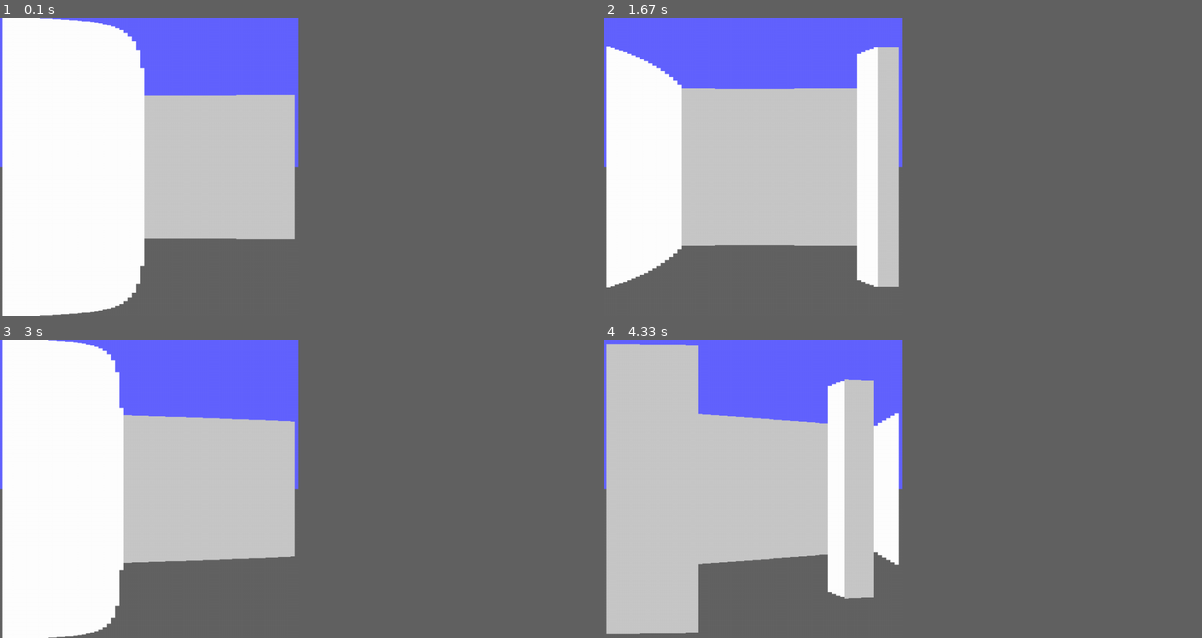
Above: before the commit, frames 1-4 (two rows, left to right).
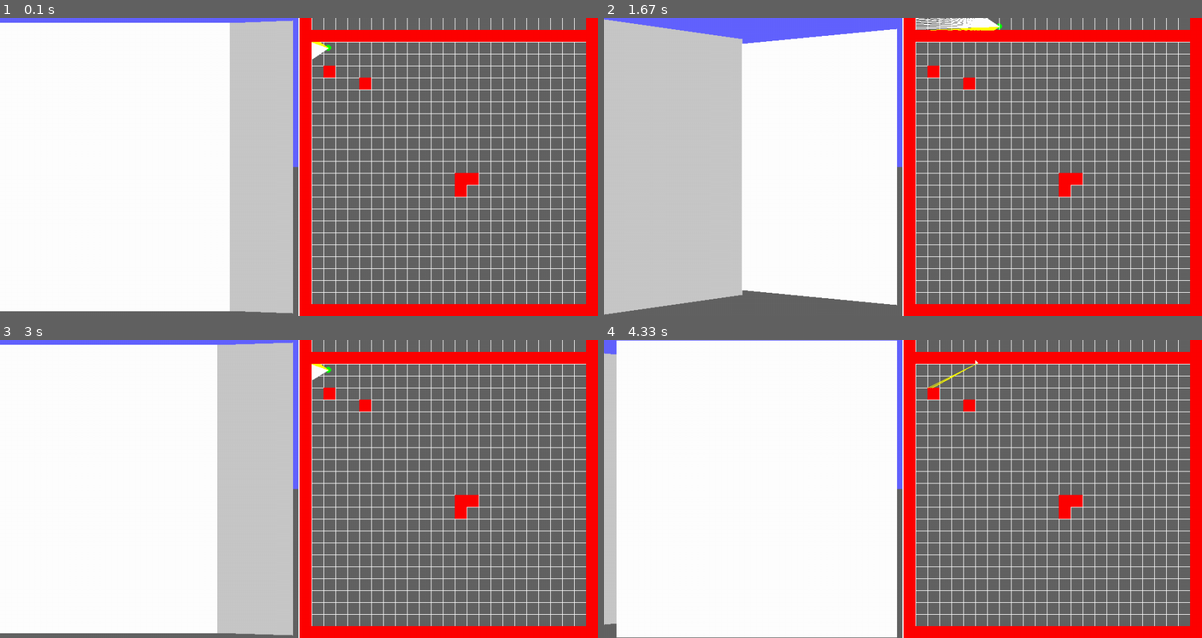
Above: after the commit, the same moments.

Repository: B8its/Pygame-Raycaster
Game: pygame game, started from main.py
Two runs of this game, one before a commit and one after it. Both use one fixed random seed, a clock stepped at 60 frames per second and the inputs below.
Inputs:
- Up to frame 1 (0.1 s): no input
- Up to frame 2 (1.67 s): hold D 0.33-0.8 s; hold W 0.83-1.13 s; hold D 1.17-1.63 s
- Up to frame 3 (3 s): hold A 1.67-2.2 s; tap E at 1.82 s; hold S 2.23-2.53 s; hold A 2.57-2.97 s
- Up to frame 4 (4.33 s): hold W 3-3.37 s; tap E at 3.15 s; hold D 3.4-4.03 s; hold S from 4.07 s (still down)
In our replay, the window is 449x449 before the commit and 900x449 after it. These sizes can differ from the game's own. Grey fills any space a smaller window leaves; there, only what the larger window draws over its background counts as a difference.

The runs differ from the first frame. In frame 1, 37% of the frame differs, in the area x 0-100%, y 0-100%; in frame 2, 53%; in frame 3, 39%; in frame 4, 60%.

Commit message:
Update main.py
Basically fixed the problem with the fish eye effect.
Only took about 5 days
and all i needed to do is swap a variable......
Next to do is collision and fix the actual raycaster itself as it allows for rays to penetrate blocks at a 45 degree angle.

Diff:
--- a/main.py
+++ b/main.py
@@ -8,7 +8,7 @@
 
 
 
-screen = pygame.display.set_mode((500,500), flags = pygame.SCALED) #Setting the display size, along with some extra space for an extra window.
+screen = pygame.display.set_mode((1002,500), flags = pygame.SCALED) #Setting the display size, along with some extra space for an extra window.
 
 class lvl:# A class for managin the levels1
 
@@ -59,7 +59,7 @@
     def __init__(self): #Variables needed for the player. Will have to chnage the y value to z when finished.
         self.x = 550
         self.y = 50
-        self.angle = 90
+        self.angle = 270
         self.fov = 70
         self.anglereset = False
 
@@ -69,13 +69,13 @@
         pygame.draw.circle(screen, (0,255,0), (self.x, self.y), 5)
 
     def movement(self): #All the if statements for doing the movements for the player. Will use it for managing some of the player variables.
-        pygame.mouse.set_visible(False)
-
-        pygame.mouse.set_pos((250,250))
-        mousex = pygame.mouse.get_pos()[0]-250
-        #pygame.mouse.set_pos((250,250))
+        # pygame.mouse.set_visible(False)
+
+        # pygame.mouse.set_pos((250,250))
+        # mousex = pygame.mouse.get_pos()[0]-250
+        # #pygame.mouse.set_pos((250,250))
         key = pygame.key.get_pressed()
-        self.angle += mousex/10
+        # self.angle += mousex/10
         if key[pygame.K_w] :
             self.y -=2
         if key[pygame.K_q]:
@@ -163,26 +163,29 @@
         elif self.angle <= 0:
             self.angle = 360
 
-    def raycast(self, lvl):
+    def raycaster(self, lvl):
         global screen
-
-        length = 500
-        xtdist = 1000000**2
-        ytdist = 1000000**2
+        xtdist = 10000
+        ytdist = 10000
         bdist = 10000000
         adist  = 10000000
         gposx = (self.x-502)/20
         gposy = (self.y)/20
+        tpast = 0
         gx = (self.x-502)-(int(gposx)*20)
         gy = (self.y) - (int(gposy)*20)
         width = int(500/self.fov)
         trueI = 0
         gpo = int(gposx)
         gpb = int(gposy)
+        last = [[0,0], 0, 'n']
+        past = [[0,0],0,'n']
+
+        px = [[0,0],0 ,'n']
+        py = [[0,0],0 ,'n']
         xpoint = 0
         ypoint = 0
         ang = 0
-        Hdist = 25
 
         for angle in range(int(self.angle-self.fov/2), int(self.angle+self.fov/2)) :
             gx = (self.x-502)-(int(gposx)*20)
@@ -316,33 +319,79 @@
                         pass
 
 
-            try:
-                if ang != 0 or ang!=360:
-                    if xtdist > ytdist:
-                        length = 500-((bdist-dist)/800*500)
-                        pygame.draw.line(screen, (255,255,255), (int(width*trueI+width), int(250-length/2)), (int(width*trueI+width), int(250+length/2)), width = int(width))
-                        #print("y")
-                        if ang == self.angle:
-                            pygame.draw.line(screen, (0,0,0), [self.x, self.y], ypoint)
-
-                        else:
-                            pygame.draw.line(screen, (255,255,0), [self.x, self.y], ypoint)
+
+            px = [[trueI+1, 500-(adist/800*500)], xtdist, 'x']
+            py = [[trueI+1, 500-(bdist/800*500)], ytdist, 'y']
+            tpast = past
+            if ang !=0 and ang != 360:
+                #print('a')
+                if (px[1] > py[1] and xtdist > ytdist)== True:
+                    pygame.draw.line(screen, (255,255,0), [self.x, self.y], ypoint)
+                    #print("a")
+                    if last[1] == 0:
+
+                        past = py
+                        last =[[trueI, 500-(bdist/800*500)], ytdist, 'y']
+
+                    if last[2] == 'y' and  past[2] == 'y' and abs(past[1]-ytdist) <40:
+
+                        past = py
+
+
                     else:
-                        length = 500-((adist-dist)/800*500)
-                        #print("n")
-                        pygame.draw.line(screen, (200,200,200), (int(width*trueI+width), int(250-length/2)), (int(width*trueI+width), int(250+length/2)), width = int(width))
-                        if ang == self.angle:
-                            pygame.draw.line(screen, (0,0,0), [self.x, self.y], xpoint)
-
-                        else:
-                            pygame.draw.line(screen, (255,255,0), [self.x,self.y], xpoint)
-            except:
-                pass
+
+                        pygame.draw.polygon(screen, (255,255,255), (
+                            (last[0][0]*width, 250+last[0][1]/2),
+                            (last[0][0]*width, 250-last[0][1]/2),
+                            (past[0][0]*width, 250-past[0][1]/2),
+                            (past[0][0]*width, 250+past[0][1]/2)
+                        ))
+                        last = [[trueI, 500-(bdist/800*500)], ytdist, 'y']
+                        past = py
+                else:
+
+                    pygame.draw.line(screen, (255,255,255), [self.x, self.y], xpoint)
+                    #print("b'")
+                    if last[2] == 'n' or last[1] == 10001:
+
+                        past = px
+                        last = [[trueI, 500-(adist/800*500)], xtdist, 'x']
+                    if last[2] == 'x' and past[2] == 'x' and abs(past[1]-xtdist) <40:
+
+                        past = px
+
+                    else:
+                        #print("c")
+                        pygame.draw.polygon(screen, (200,200,200), (
+                            (last[0][0]*width, 250+last[0][1]/2),
+                            (last[0][0]*width, 250-last[0][1]/2),
+                            (past[0][0]*width, 250-past[0][1]/2),
+                            (past[0][0]*width, 250+past[0][1]/2)
+                        ))
+                        past = px
+                        last =   [[trueI, 500-(adist/800*500)], xtdist, 'x']
+                   # print(last, past, xtdist, ytdist)
+                    # print(px,py, self.angle)
+
+
             trueI+=1
-
-        #print(xtdist, xpoint, ytdist, ypoint, ydist)
-        #print(self.angle)
-
+        print(past, tpast, xtdist, ytdist)
+        if last[2] == 'y':
+
+            pygame.draw.polygon(screen, (200,200,200), (
+                (last[0][0]*width, 250+last[0][1]/2),
+                (last[0][0]*width, 250-last[0][1]/2),
+                (past[0][0]*width, 250-past[0][1]/2),
+                (past[0][0]*width, 250+past[0][1]/2)
+            ))
+        else:
+
+            pygame.draw.polygon(screen, (255,255,255), (
+                (last[0][0]*width, 250+last[0][1]/2),
+                (last[0][0]*width, 250-last[0][1]/2),
+                (past[0][0]*width, 250-past[0][1]/2),
+                (past[0][0]*width, 250+past[0][1]/2)
+            ))
 
     def drawGridin(self, lvl): #highlights which grid the player is in.
         global screen
@@ -369,16 +418,17 @@
             if event.type == pygame.QUIT:
                 playing = False
 
-        player.DirectionalMovement()
+        #player.DirectionalMovement()
         screen.fill((100,100,100))
         pygame.draw.rect(screen, (100,100,255), (0,0,500,250))
         pygame.draw.line(screen, (255,255,255), (501, 0), (501,500), width=3)
         player.drawGridin(levels.lvl1)
         player.drawGridPlayer()
         plane.drawgrid()
-        #player.movement()
+        player.movement()
         plane.drawblock(levels.lvl1)
-        player.raycast(levels.lvl1)
+        #player.raycast(levels.lvl1)
+        player.raycaster(levels.lvl1)
 
         pygame.display.update()
         pygame.display.flip()
